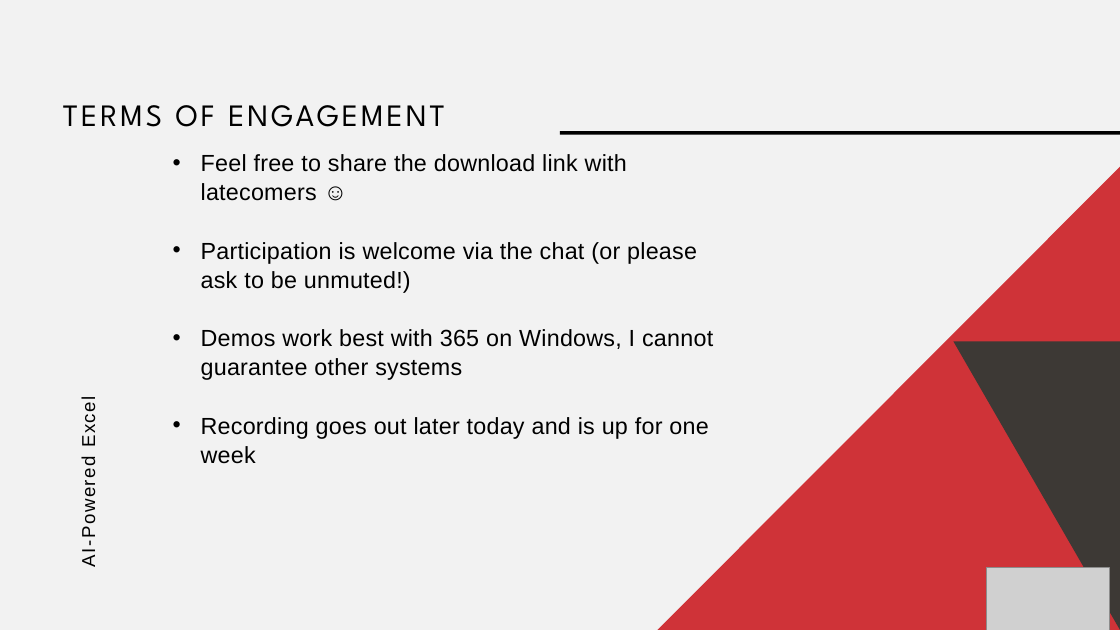
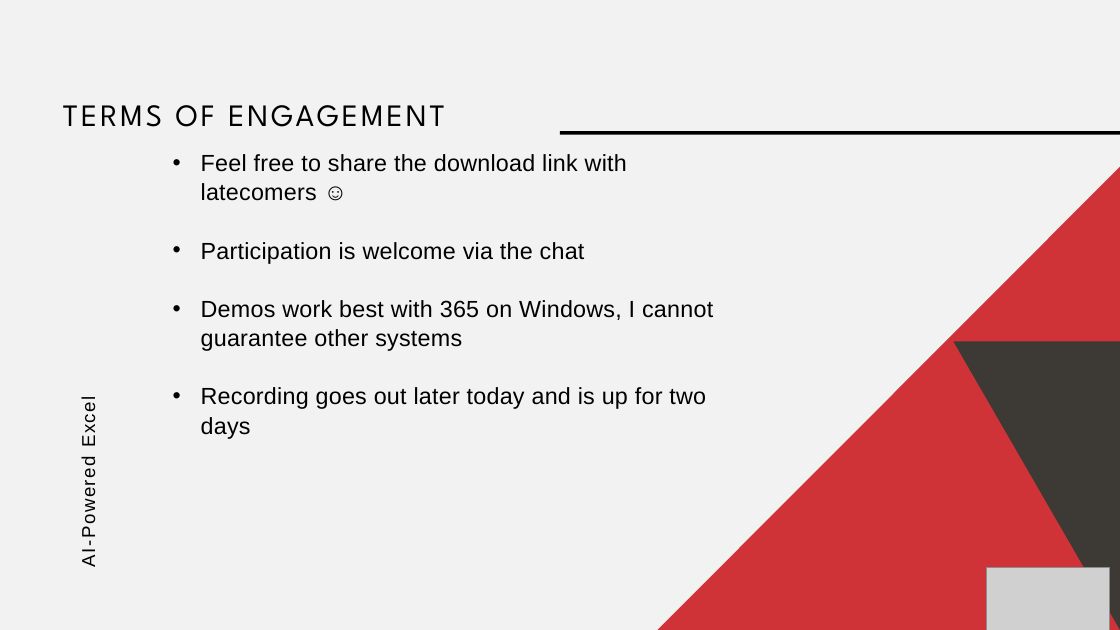
Before and after one commit to stringfestdata/intermediate-dax-power-pivot, a slide deck: slide 6 of intermdiate-dax-power-pivot.pptx (slide 5 before the commit). Drawn at 1120x630 pixels with LibreOffice and Linux fonts; fonts in the diff are those of the drawing; grey boxes stand for pictures. Boxes give left, top, right and bottom in pixels: in the first picture for what was removed or moved away, otherwise in the second. Text is boxed around its words. In the diff, an @@ line names an element or a change of style, - is before the commit and + after.

```diff
--- a/intermdiate-dax-power-pivot.pptx
+++ b/intermdiate-dax-power-pivot.pptx
@@ text at bbox=[201, 242, 585, 264]: text changed @@
-• Participation is welcome via the chat (or please ask to be unmuted!)
+• Participation is welcome via the chat
@@ text at bbox=[201, 387, 706, 439]: text changed @@
-• Recording goes out later today and is up for one week
+• Recording goes out later today and is up for two days
```
Also in this commit, not shown: 3 other slides changed, 1 slide added, 1 slide removed, 7 other files.
